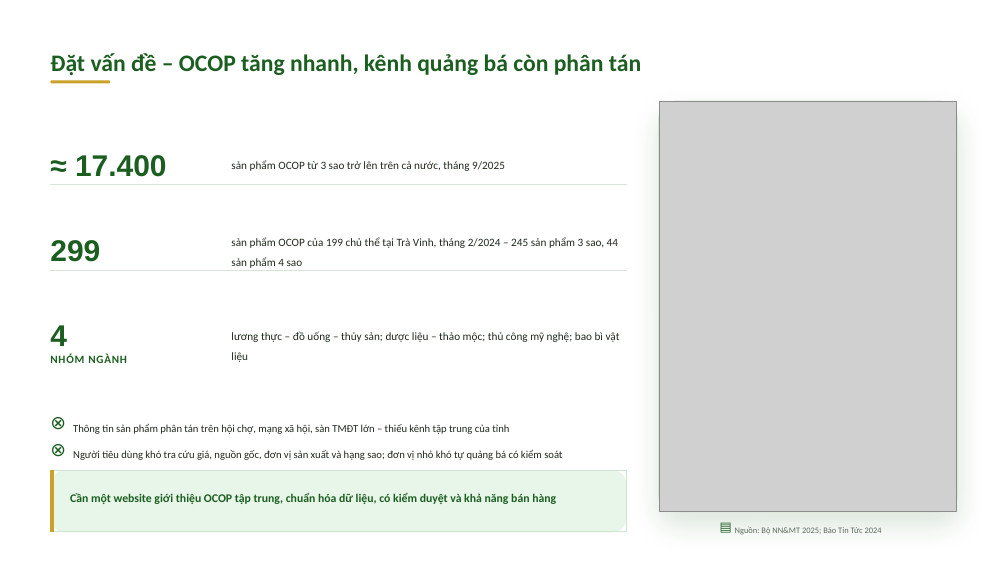
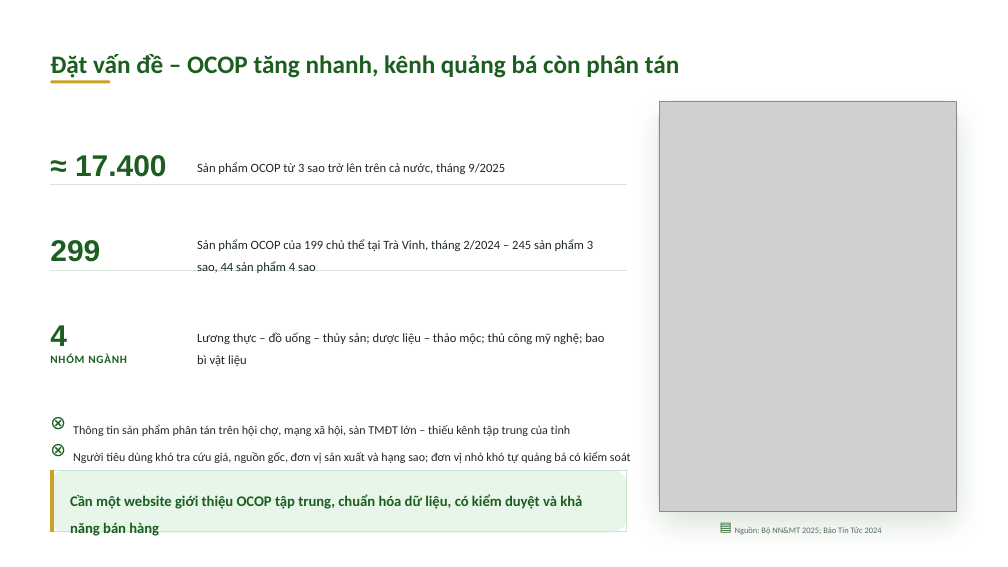
Before and after one commit to nguyencongtoai-gh/COSONGANH-DX23TT8016-NGUYENCONGTOAI-OCOP, a slide deck: slide 3 of thesis/abs/Slide_BaoCao_DoAnCoSoNganh_Website_OCOP_TraVinh.pptx. Drawn at 1008x567 pixels with LibreOffice and Linux fonts; fonts in the diff are those of the drawing; grey boxes stand for pictures. Boxes give left, top, right and bottom in pixels: in the first picture for what was removed or moved away, otherwise in the second. Text is boxed around its words. In the diff, an @@ line names an element or a change of style, - is before the commit and + after.

```diff
--- a/thesis/abs/Slide_BaoCao_DoAnCoSoNganh_Website_OCOP_TraVinh.pptx
+++ b/thesis/abs/Slide_BaoCao_DoAnCoSoNganh_Website_OCOP_TraVinh.pptx
@@ text "Đặt vấn đề – OCOP ..." at <box>50,54,679,78</box>: size 16.9 to 18 pt @@
@@ text at <box>197,162,505,174</box>: text changed; size 8 to 9 pt @@
-sản phẩm OCOP từ 3 sao trở lên trên cả nước, tháng 9/2025
+Sản phẩm OCOP từ 3 sao trở lên trên cả nước, tháng 9/2025
@@ text at <box>197,239,593,273</box>: text changed; size 8 to 9 pt @@
-sản phẩm OCOP của 199 chủ thể tại Trà Vinh, tháng 2/2024 – 245 sản phẩm 3 sao, 44 sản phẩm 4 sao
+Sản phẩm OCOP của 199 chủ thể tại Trà Vinh, tháng 2/2024 – 245 sản phẩm 3 sao, 44 sản phẩm 4 sao
@@ text at <box>197,332,604,366</box>: text changed; size 8 to 9 pt @@
-lương thực – đồ uống – thủy sản; dược liệu – thảo mộc; thủ công mỹ nghệ; bao bì vật liệu
+Lương thực – đồ uống – thủy sản; dược liệu – thảo mộc; thủ công mỹ nghệ; bao bì vật liệu
@@ text "Thông tin sản phẩm phân ..." at <box>73,424,570,436</box>: size 7.6 to 8.6 pt @@
@@ text "Người tiêu dùng khó tra ..." at <box>73,451,631,463</box>: size 7.6 to 8.6 pt @@
@@ text "Cần một website giới thiệu ..." at <box>70,494,582,536</box>: size 8.4 to 10.4 pt @@
```
Also in this commit, not shown: 6 other slides changed.
